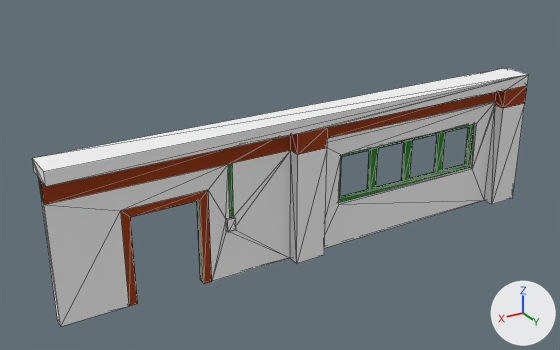
Two versions of the OBJ model Assets/voxel/lantai 3/inside_classroom_lantai_3_divide_corridor.obj, one commit apart.
Both versions are drawn from a camera (50 mm lens) standing at (9.49, 12.91, 9.26) and looking at (0.83, -1.52, 2.04). The lights are fixed; the arrows at lower right show +X, +Y and +Z. The first picture is the older version. Mesh edges are drawn as thin lines. Where no turn or scale is listed for an object, it has been applied to the vertices. Vertices at exactly the same position are counted once.

In view in the first picture: 'Untitled'.
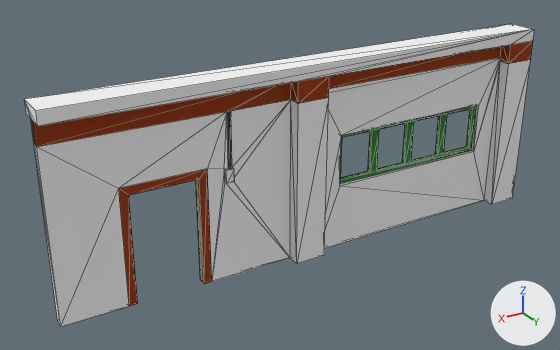
The edits, one by one:
me_untitled is used by ob_untitled; location (0.0, 0.0, 0.0).
me_untitled had 151 vertices, 314 faces and spanned x -6.4..6.4, y -1.6..-0.8, z 0.0..3.6.
me_untitled now has 151 vertices, 314 faces and spans x -6.4..6.4, y -1.6..-0.8, z 0.0..4.8.
me_untitled part 1: all 56 vertices in x -5.1..-0.5, y -1.4..-1.1, z 1.1..2.5 are moved by (0.0, 0.0, 0.5).
me_untitled part 2: all 10 vertices in x 2.9..4.9, y -1.3..-1.1, z 2.1..2.3 are moved by (0.0, 0.0, 0.5).
me_untitled part 3: all 28 vertices in x 0.0..2.5, y -1.6..-0.8, z 1.2..3.3 are moved by (0.0, 0.0, 1.2).
me_untitled part 4: all 19 vertices in x -6.4..-5.6, y -1.6..-0.8, z 2.8..3.6 are moved by (0.0, 0.0, 1.2).
me_untitled part 5: all 10 vertices in x 6.4, y -1.6..-0.8, z 2.8..3.6 are moved by (0.0, 0.0, 1.2).

Changed parts and their boxes (x1, y1, x2, y2) in the pictures (560 x 350 px; the box of a moved part takes in the faces that stretch with it):
'Untitled', reshaped (17% taller)
    before: (33, 68, 529, 327)
    after: (25, 24, 535, 327)
part 1 of me_untitled, moved or reshaped
    before: (325, 123, 484, 248)
    after: (325, 105, 484, 248)
part 2 of me_untitled, moved or reshaped
    before: (61, 164, 228, 326)
    after: (61, 112, 227, 326)
part 3 of me_untitled, moved or reshaped
    before: (212, 127, 340, 281)
    after: (212, 76, 341, 281)
part 4 of me_untitled, moved or reshaped
    before: (302, 75, 529, 204)
    after: (302, 29, 535, 204)
part 5 of me_untitled, moved or reshaped
    before: (33, 68, 528, 327)
    after: (25, 24, 534, 327)
